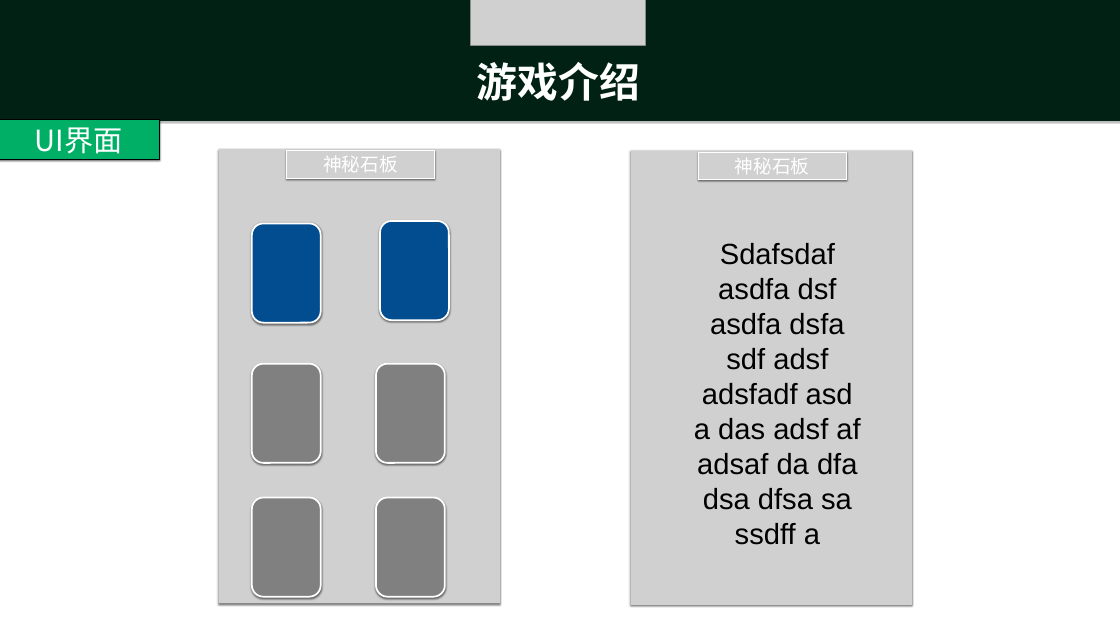
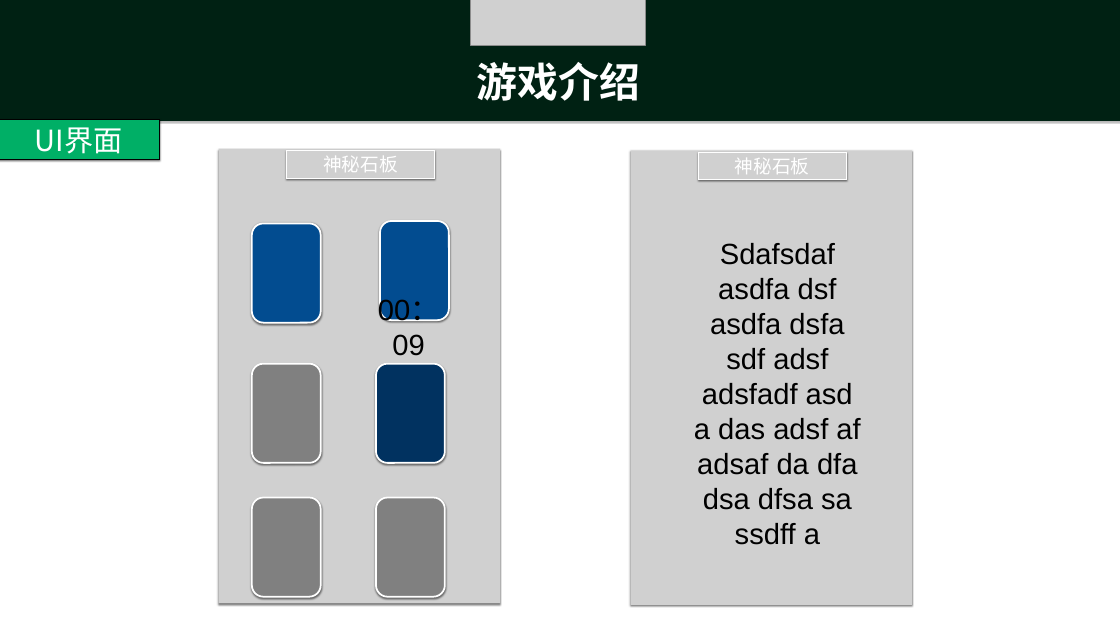
Before and after one commit to ThreePeopleGame/Death, a slide deck: slide 9 of 游戏内容/文字游戏新故事.pptx. Drawn at 1120x630 pixels with LibreOffice and Linux fonts; fonts in the diff are those of the drawing; grey boxes stand for pictures. Boxes give left, top, right and bottom in pixels: in the first picture for what was removed or moved away, otherwise in the second. Text is boxed around its words. In the diff, an @@ line names an element or a change of style, - is before the commit and + after.

```diff
--- a/游戏内容/文字游戏新故事.pptx
+++ b/游戏内容/文字游戏新故事.pptx
@@ text added at [378,298,440,356], 50 pt, text #000000 @@
+00：09
@@ rounded rectangle at [376,364,445,463]: fill #808080 to #013260 @@
```
Also in this commit, not shown: 1 other file.
